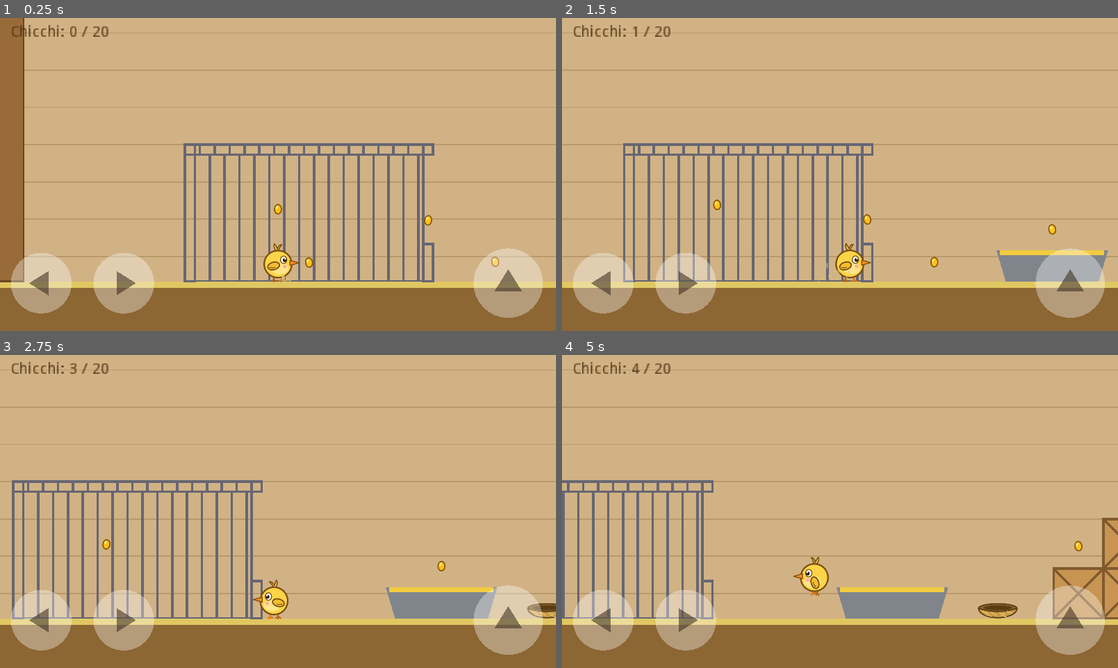
Above: before the commit, frames 1-4 (two rows, left to right).
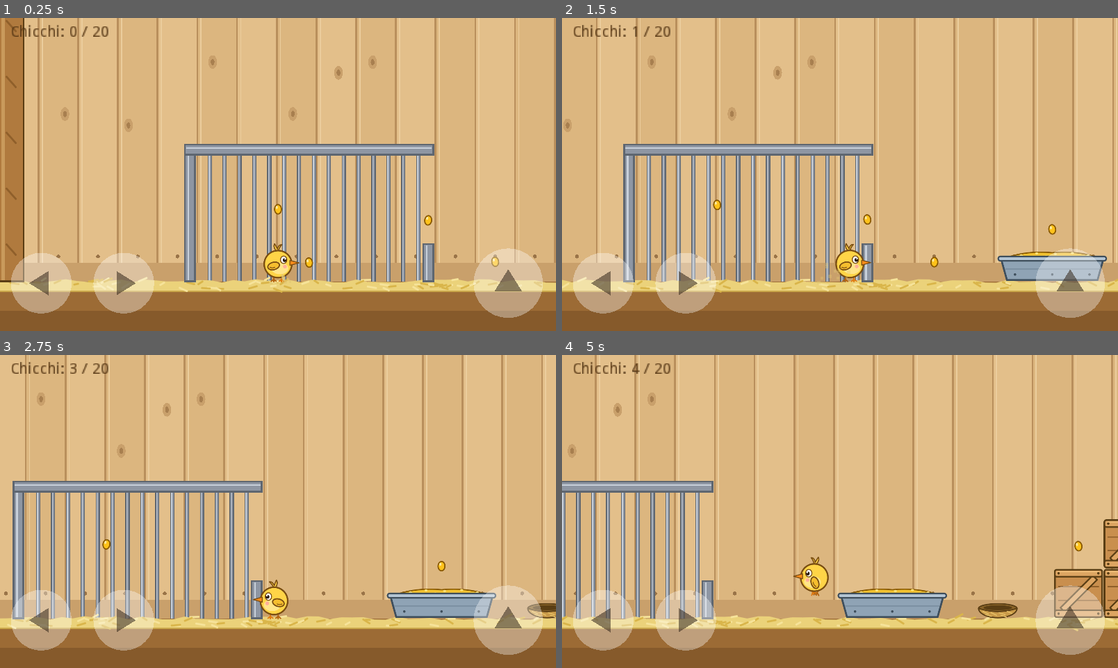
Above: after the commit, the same moments.

Repository: ricky80l/pulcino-libero
Game: Godot game, scene res://scenes/livello_1.tscn
Two runs of this game, one before a commit and one after it. Both use one fixed random seed, a clock stepped at 60 frames per second and the inputs below.
Inputs:
- Up to frame 1 (0.25 s): no input
- Up to frame 2 (1.5 s): hold Right (move_right) from 0.53 s (still down); tap Space (jump) at 0.77 s
- Up to frame 3 (2.75 s): tap Space (jump) at 1.52 s; release Right (move_right) at 2.03 s; hold Left (move_left) from 2.03 s (still down)
- Up to frame 4 (5 s): release Left (move_left) at 2.78 s; hold Right (move_right) 2.78-4.28 s; tap Space (jump) at 3.02, 3.77, 4.52 s; hold Left (move_left) from 4.28 s (still down)

The runs differ from the first frame. In frame 1, 20% of the frame differs, in the area x 0-100%, y 0-88%; in frame 2, 21%; in frame 3, 21%; in frame 4, 20%.

Commit message:
Tappa 6, parte 2: il pollaio in stile cartoon
Parete di assi con chiodi e nodi, paglia sul pavimento, gabbia di
metallo, cassette, mangiatoia e posatoi disegnati in vettoriale, rete
da pollaio. Fuori dalla buca: prato fiorito, colline, sole e nuvole.
Il traguardo e' un po' piu' avanti nel prato.

Co-Authored-By: Claude Opus 5.5 <noreply@anthropic.com>

Diff:
--- /dev/null
+++ b/assets/grafica/pollaio/cassetta.svg
@@ -0,0 +1,10 @@
+<svg xmlns="http://www.w3.org/2000/svg" width="160" height="160" viewBox="0 0 160 160">
+<rect x="4" y="4" width="152" height="152" rx="6" fill="#C98F4E" stroke="#5A3E14" stroke-width="6"/>
+<path d="M14 58 L146 58 M14 102 L146 102" stroke="#8F5F2A" stroke-width="4"/>
+<path d="M22 126 L126 22 L140 36 L36 140 Z" fill="#DDA562" stroke="#5A3E14" stroke-width="5" stroke-linejoin="round"/>
+<rect x="4" y="4" width="152" height="22" rx="6" fill="#DDA562" stroke="#5A3E14" stroke-width="5"/>
+<rect x="4" y="134" width="152" height="22" rx="6" fill="#DDA562" stroke="#5A3E14" stroke-width="5"/>
+<path d="M14 10 L146 10" stroke="#F0C27E" stroke-width="3" stroke-linecap="round"/>
+<circle cx="16" cy="15" r="4" fill="#5A3E14"/><circle cx="144" cy="15" r="4" fill="#5A3E14"/>
+<circle cx="16" cy="145" r="4" fill="#5A3E14"/><circle cx="144" cy="145" r="4" fill="#5A3E14"/>
+</svg>
--- /dev/null
+++ b/assets/grafica/pollaio/mangiatoia.svg
@@ -0,0 +1,8 @@
+<svg xmlns="http://www.w3.org/2000/svg" width="360" height="100" viewBox="0 0 360 100">
+<path d="M14 24 L346 24 L326 96 L34 96 Z" fill="#8FA3B5" stroke="#3E4E5C" stroke-width="6" stroke-linejoin="round"/>
+<path d="M28 60 L332 60" stroke="#7A8EA0" stroke-width="4"/>
+<path d="M24 26 Q100 0 180 8 Q262 0 336 26 Z" fill="#F2C230" stroke="#8A5A00" stroke-width="4" stroke-linejoin="round"/>
+<g fill="#FFE27A"><ellipse cx="80" cy="16" rx="5" ry="3.5"/><ellipse cx="130" cy="10" rx="5" ry="3.5"/><ellipse cx="190" cy="12" rx="5" ry="3.5"/><ellipse cx="245" cy="9" rx="5" ry="3.5"/><ellipse cx="295" cy="17" rx="5" ry="3.5"/><ellipse cx="160" cy="20" rx="5" ry="3.5"/><ellipse cx="220" cy="21" rx="5" ry="3.5"/></g>
+<rect x="6" y="20" width="348" height="14" rx="7" fill="#B3C4D3" stroke="#3E4E5C" stroke-width="5"/>
+<circle cx="60" cy="78" r="4" fill="#3E4E5C"/><circle cx="180" cy="78" r="4" fill="#3E4E5C"/><circle cx="300" cy="78" r="4" fill="#3E4E5C"/>
+</svg>
--- /dev/null
+++ b/assets/grafica/pollaio/posatoio.svg
@@ -0,0 +1,6 @@
+<svg xmlns="http://www.w3.org/2000/svg" width="280" height="32" viewBox="0 0 280 32">
+<rect x="3" y="4" width="274" height="24" rx="12" fill="#A8743C" stroke="#4F3410" stroke-width="5"/>
+<path d="M30 13 L120 13 M150 20 L240 20" stroke="#C99A5C" stroke-width="3" stroke-linecap="round"/>
+<ellipse cx="16" cy="16" rx="6" ry="9" fill="#C99A5C" stroke="#4F3410" stroke-width="3"/>
+<ellipse cx="264" cy="16" rx="6" ry="9" fill="#C99A5C" stroke="#4F3410" stroke-width="3"/>
+</svg>
--- a/scenes/livello_1.tscn
+++ b/scenes/livello_1.tscn
@@ -21,7 +21,15 @@
 position = Vector2( 0, 0 )
 script = ExtResource( 2 )
 tipo = 6
-dimensioni = Vector2( 3700, 720 )
+dimensioni = Vector2( 3715, 720 )
+solido = false
+
+[node name="Fuori" type="StaticBody2D" parent="Pollaio"]
+z_index = -10
+position = Vector2( 3715, 0 )
+script = ExtResource( 2 )
+tipo = 9
+dimensioni = Vector2( 525, 720 )
 solido = false
 
 [node name="GabbiaSbarre" type="StaticBody2D" parent="Pollaio"]
@@ -48,7 +56,13 @@
 position = Vector2( 2160, 640 )
 script = ExtResource( 2 )
 tipo = 0
-dimensioni = Vector2( 2040, 80 )
+dimensioni = Vector2( 1555, 80 )
+
+[node name="Prato" type="StaticBody2D" parent="Pollaio"]
+position = Vector2( 3715, 640 )
+script = ExtResource( 2 )
+tipo = 8
+dimensioni = Vector2( 525, 80 )
 
 [node name="MuroSinistro" type="StaticBody2D" parent="Pollaio"]
 position = Vector2( 0, 0 )
@@ -288,7 +302,7 @@
 distanza = 240.0
 
 [node name="Uscita" type="Area2D" parent="."]
-position = Vector2( 3760, 610 )
+position = Vector2( 3900, 610 )
 
 [node name="Forma" type="CollisionShape2D" parent="Uscita"]
 shape = SubResource( 1 )
--- a/scripts/blocco.gd
+++ b/scripts/blocco.gd
@@ -1,17 +1,35 @@
 tool
 extends StaticBody2D
-# Pezzo segnaposto del livello: si disegna da solo e crea la sua collisione.
+# Pezzo del livello in stile cartoon: si disegna da solo e crea la sua collisione.
 # La posizione è l'angolo in alto a sinistra.
-
-enum Tipo { PAVIMENTO, LEGNO, CASSETTA, MANGIATOIA, POSATOIO, SBARRE, PARETE, RETE }
+# Cassette, mangiatoie e posatoi usano un disegno vettoriale; i pezzi lunghi si disegnano da codice.
+
+enum Tipo { PAVIMENTO, LEGNO, CASSETTA, MANGIATOIA, POSATOIO, SBARRE, PARETE, RETE, ERBA, FUORI }
+
+const IMMAGINI := {
+	Tipo.CASSETTA: preload("res://assets/grafica/pollaio/cassetta.svg"),
+	Tipo.MANGIATOIA: preload("res://assets/grafica/pollaio/mangiatoia.svg"),
+	Tipo.POSATOIO: preload("res://assets/grafica/pollaio/posatoio.svg"),
+}
+
+# colori del pollaio
+const CONTORNO := Color("5a3e14")
+const LEGNO_CHIARO := Color("dda562")
+const LEGNO_SCURO := Color("8f5f2a")
+const METALLO := Color("8e96a3")
+const METALLO_LUCE := Color("c8d0da")
+const METALLO_SCURO := Color("5e6670")
 
 export(Tipo) var tipo := Tipo.LEGNO setget _set_tipo  # aspetto del pezzo
 export var dimensioni := Vector2(100, 40) setget _set_dimensioni  # larghezza e altezza in pixel
 export var solido := true  # false = solo decorazione, ci si passa attraverso
 export var attraversabile_da_sotto := false  # true = ci salti sopra passando da sotto
 
+var disegno: Sprite = null
+
 
 func _ready():
+	_prepara_disegno()
 	if Engine.editor_hint or not solido:
 		return
 	var rettangolo := RectangleShape2D.new()
@@ -25,59 +43,228 @@
 
 func _set_tipo(valore):
 	tipo = valore
+	_prepara_disegno()
 	update()
 
 
 func _set_dimensioni(valore):
 	dimensioni = valore
+	_prepara_disegno()
 	update()
 
 
+# Per i pezzi con disegno vettoriale: un'immagine stirata alla misura del pezzo
+func _prepara_disegno():
+	if not is_inside_tree():
+		return
+	if IMMAGINI.has(tipo):
+		if disegno == null:
+			disegno = Sprite.new()
+			disegno.centered = false
+			add_child(disegno)
+		disegno.texture = IMMAGINI[tipo]
+		disegno.scale = dimensioni / disegno.texture.get_size()
+		disegno.visible = true
+	elif disegno:
+		disegno.visible = false
+
+
+# Numeri "casuali" ma sempre uguali per lo stesso pezzo, così il disegno non cambia a ogni avvio
+func _caso() -> RandomNumberGenerator:
+	var rng := RandomNumberGenerator.new()
+	rng.seed = int(position.x * 7 + position.y * 13 + dimensioni.x * 3)
+	return rng
+
+
 func _draw():
+	match tipo:
+		Tipo.PARETE:
+			_disegna_parete()
+		Tipo.PAVIMENTO:
+			_disegna_pavimento()
+		Tipo.LEGNO:
+			_disegna_legno()
+		Tipo.SBARRE:
+			_disegna_sbarre()
+		Tipo.RETE:
+			_disegna_rete()
+		Tipo.ERBA:
+			_disegna_erba()
+		Tipo.FUORI:
+			_disegna_fuori()
+
+
+# Parete di assi verticali con chiodi e nodi del legno
+func _disegna_parete():
+	var rng := _caso()
+	var larghezza_asse := 64.0
+	var x := 0.0
+	var i := 0
+	while x < dimensioni.x:
+		var w: float = min(larghezza_asse, dimensioni.x - x)
+		var tono := Color("e3bf8a") if i % 2 == 0 else Color("dcb67f")
+		draw_rect(Rect2(x, 0, w, dimensioni.y), tono)
+		draw_line(Vector2(x + 6, 0), Vector2(x + 6, dimensioni.y), Color("ebcd9d"), 2.0)
+		draw_line(Vector2(x, 0), Vector2(x, dimensioni.y), Color("b98f5c"), 3.0)
+		for y in [40.0, dimensioni.y - 120.0]:
+			draw_circle(Vector2(x + w / 2, y), 3.0, Color("9a7448"))
+		if rng.randf() < 0.35:
+			var centro := Vector2(x + rng.randf_range(16, w - 16), rng.randf_range(120, dimensioni.y - 200))
+			_ellisse(centro, Vector2(7, 11), Color("c9a06b"))
+			_ellisse(centro, Vector2(3, 5), Color("a87f4f"))
+		x += larghezza_asse
+		i += 1
+	# zoccolo scuro vicino al pavimento
+	draw_rect(Rect2(0, dimensioni.y - 110, dimensioni.x, 30), Color("c9a06b"))
+
+
+# Terra battuta con uno strato di paglia sopra
+func _disegna_pavimento():
+	var rng := _caso()
+	var w := dimensioni.x
+	var h := dimensioni.y
+	draw_rect(Rect2(0, 0, w, h), Color("9c6b35"))
+	draw_rect(Rect2(0, h * 0.6, w, h * 0.4), Color("865a2b"))
+	# paglia: bordo ondulato
+	var punti := PoolVector2Array([Vector2(0, 16)])
+	var x := 0.0
+	while x <= w:
+		punti.append(Vector2(x, rng.randf_range(-3, 3)))
+		x += 18.0
+	punti.append(Vector2(w, 0))
+	punti.append(Vector2(w, 16))
+	draw_colored_polygon(punti, Color("ebd27a"), PoolVector2Array(), null, null, true)
+	draw_line(Vector2(0, 16), Vector2(w, 16), Color("c9a64a"), 3.0)
+	# fili di paglia sparsi
+	for _n in range(int(w / 14)):
+		var p := Vector2(rng.randf_range(0, w), rng.randf_range(-2, 12))
+		var angolo := rng.randf_range(-0.6, 0.6)
+		var lungo := rng.randf_range(8, 16)
+		var col := Color("f6e39a") if rng.randf() < 0.5 else Color("d9b54a")
+		draw_line(p, p + Vector2(cos(angolo), sin(angolo)) * lungo, col, 2.0, true)
+
+
+# Asse o palo di legno con contorno e venature
+func _disegna_legno():
 	var r := Rect2(Vector2.ZERO, dimensioni)
-	var w := dimensioni.x
-	var h := dimensioni.y
-	match tipo:
-		Tipo.PAVIMENTO:
-			draw_rect(r, Color(0.55, 0.4, 0.2))
-			draw_rect(Rect2(0, 0, w, 10), Color(0.88, 0.78, 0.38))  # paglia
-		Tipo.LEGNO:
-			draw_rect(r, Color(0.6, 0.42, 0.22))
-			draw_rect(r, Color(0.4, 0.27, 0.13), false, 3.0)
-		Tipo.CASSETTA:
-			draw_rect(r, Color(0.78, 0.58, 0.32))
-			var scuro := Color(0.5, 0.35, 0.18)
-			draw_rect(r, scuro, false, 4.0)
-			draw_line(Vector2.ZERO, dimensioni, scuro, 4.0)
-			draw_line(Vector2(w, 0), Vector2(0, h), scuro, 4.0)
-		Tipo.MANGIATOIA:
-			draw_colored_polygon(PoolVector2Array([Vector2(0, 0), Vector2(w, 0), Vector2(w - 15, h), Vector2(15, h)]), Color(0.5, 0.52, 0.55))
-			draw_rect(Rect2(6, 0, w - 12, 8), Color(0.95, 0.8, 0.25))  # mangime
-		Tipo.POSATOIO:
-			draw_rect(r, Color(0.5, 0.33, 0.18))
-			draw_line(Vector2(0, 3), Vector2(w, 3), Color(0.68, 0.48, 0.28), 3.0)
-		Tipo.SBARRE:
-			var grigio := Color(0.4, 0.4, 0.45)
-			var x := 0.0
-			while x <= w:
-				draw_line(Vector2(x, 0), Vector2(x, h), grigio, 4.0)
-				x += 24.0
-			draw_rect(r, grigio, false, 4.0)
-		Tipo.PARETE:
-			draw_rect(r, Color(0.82, 0.7, 0.52))
-			var y := 60.0
-			while y < h:
-				draw_line(Vector2(0, y), Vector2(w, y), Color(0.72, 0.6, 0.42), 2.0)
-				y += 60.0
-		Tipo.RETE:
-			draw_rect(r, Color(0.6, 0.6, 0.62, 0.35))
-			var maglia := Color(0.5, 0.5, 0.55)
-			var gx := 0.0
-			while gx <= w:
-				draw_line(Vector2(gx, 0), Vector2(gx, h), maglia, 2.0)
-				gx += 15.0
-			var gy := 0.0
-			while gy <= h:
-				draw_line(Vector2(0, gy), Vector2(w, gy), maglia, 2.0)
-				gy += 15.0
-			draw_rect(r, Color(0.4, 0.4, 0.45), false, 3.0)
+	draw_rect(r, Color("b07a3e"))
+	draw_rect(Rect2(4, 0, 6, dimensioni.y), Color("c99a5c"))
+	var y := 40.0
+	while y < dimensioni.y:
+		draw_line(Vector2(dimensioni.x * 0.3, y), Vector2(dimensioni.x * 0.7, y + 18), LEGNO_SCURO, 2.0, true)
+		y += 90.0
+	draw_rect(r, CONTORNO, false, 3.0)
+
+
+# Sbarre di metallo della gabbia (pezzi sottili = un tubo, pezzi larghi = tante sbarre)
+func _disegna_sbarre():
+	var w := dimensioni.x
+	var h := dimensioni.y
+	if w <= 24 or h <= 24:
+		draw_rect(Rect2(0, 0, w, h), METALLO)
+		if w <= 24:
+			draw_line(Vector2(w * 0.35, 2), Vector2(w * 0.35, h - 2), METALLO_LUCE, 3.0)
+		else:
+			draw_line(Vector2(2, h * 0.35), Vector2(w - 2, h * 0.35), METALLO_LUCE, 3.0)
+		draw_rect(Rect2(0, 0, w, h), METALLO_SCURO, false, 3.0)
+		return
+	var x := 24.0
+	while x < w:
+		draw_line(Vector2(x, 0), Vector2(x, h), METALLO_SCURO, 7.0)
+		draw_line(Vector2(x, 0), Vector2(x, h), METALLO, 4.0)
+		draw_line(Vector2(x - 1, 0), Vector2(x - 1, h), METALLO_LUCE, 1.5)
+		x += 24.0
+
+
+# Rete da pollaio: maglie a rombo, con i fili rotti in fondo dove c'è la buca
+func _disegna_rete():
+	var w := dimensioni.x
+	var h := dimensioni.y
+	draw_rect(Rect2(0, 0, w, h), Color(0.6, 0.62, 0.66, 0.25))
+	var filo := Color("7d858f")
+	var passo := 14.0
+	var c := -h
+	while c < w + h:
+		# diagonale che scende verso destra: y = x - c
+		var x1: float = max(0.0, c)
+		var x2: float = min(w, h + c)
+		if x2 > x1:
+			draw_line(Vector2(x1, x1 - c), Vector2(x2, x2 - c), filo, 2.0, true)
+		# diagonale che sale verso destra: y = c - x
+		var x3: float = max(0.0, c - h)
+		var x4: float = min(w, c)
+		if x4 > x3:
+			draw_line(Vector2(x3, c - x3), Vector2(x4, c - x4), filo, 2.0, true)
+		c += passo
+	# cornice di legno ai lati e fili spezzati in fondo
+	draw_rect(Rect2(0, 0, 5, h), Color("b07a3e"))
+	draw_rect(Rect2(w - 5, 0, 5, h), Color("b07a3e"))
+	for i in range(4):
+		var bx := 4.0 + i * 7.0
+		draw_line(Vector2(bx, h), Vector2(bx + 3, h + 10), filo, 2.0, true)
+
+
+# Prato fuori dal pollaio
+func _disegna_erba():
+	var rng := _caso()
+	var w := dimensioni.x
+	var h := dimensioni.y
+	draw_rect(Rect2(0, 0, w, h), Color("7a5230"))
+	draw_rect(Rect2(0, 0, w, 18), Color("6dbe45"))
+	# fili d'erba a punta
+	var punti := PoolVector2Array([Vector2(0, 2)])
+	var x := 0.0
+	while x < w:
+		punti.append(Vector2(x + 5, -rng.randf_range(6, 12)))
+		punti.append(Vector2(x + 10, 2))
+		x += 10.0
+	punti.append(Vector2(w, 18))
+	punti.append(Vector2(0, 18))
+	draw_colored_polygon(punti, Color("6dbe45"), PoolVector2Array(), null, null, true)
+	draw_line(Vector2(0, 18), Vector2(w, 18), Color("4e9a2e"), 3.0)
+	for _n in range(int(w / 70)):
+		var fiore := Vector2(rng.randf_range(10, w - 10), rng.randf_range(-4, 8))
+		var petali := Color("ffffff") if rng.randf() < 0.5 else Color("ffd84a")
+		for a in range(5):
+			var ang := a * TAU / 5
+			draw_circle(fiore + Vector2(cos(ang), sin(ang)) * 4, 3, petali)
+		draw_circle(fiore, 2.5, Color("f29e1f"))
+
+
+# Paesaggio fuori: colline, sole e nuvole (il cielo è il colore di sfondo)
+func _disegna_fuori():
+	var w := dimensioni.x
+	var h := dimensioni.y
+	# sole con raggi
+	var sole := Vector2(w * 0.65, 120)
+	for a in range(12):
+		var ang := a * TAU / 12
+		draw_line(sole + Vector2(cos(ang), sin(ang)) * 58, sole + Vector2(cos(ang), sin(ang)) * 78, Color("ffd84a"), 5.0, true)
+	draw_circle(sole, 50, Color("f2b705"))
+	draw_circle(sole, 45, Color("ffe066"))
+	# nuvole
+	for centro in [Vector2(w * 0.2, 170), Vector2(w * 0.8, 260)]:
+		for d in [Vector2(-30, 6), Vector2(0, -10), Vector2(30, 4), Vector2(55, 10)]:
+			draw_circle(centro + d, 26, Color("e6f2fb"))
+		for d in [Vector2(-30, 2), Vector2(0, -14), Vector2(30, 0), Vector2(55, 6)]:
+			draw_circle(centro + d, 24, Color("ffffff"))
+	# colline: lontana più chiara, vicina più scura
+	_collina(h - 200, 70.0, 0.006, Color("a8d977"))
+	_collina(h - 140, 50.0, 0.011, Color("7cc24e"))
+
+
+func _collina(base: float, altezza: float, frequenza: float, colore: Color):
+	var punti := PoolVector2Array()
+	var x := 0.0
+	while x <= dimensioni.x:
+		punti.append(Vector2(x, base - sin(x * frequenza + 1.0) * altezza * 0.5 - altezza * 0.5))
+		x += 20.0
+	punti.append(Vector2(dimensioni.x, dimensioni.y))
+	punti.append(Vector2(0, dimensioni.y))
+	draw_colored_polygon(punti, colore, PoolVector2Array(), null, null, true)
+
+
+func _ellisse(centro: Vector2, raggi: Vector2, colore: Color):
+	draw_set_transform(centro, 0, Vector2(raggi.x / raggi.y, 1.0))
+	draw_circle(Vector2.ZERO, raggi.y, colore)
+	draw_set_transform(Vector2.ZERO, 0, Vector2.ONE)
Not shown, added: assets/grafica/pollaio/cassetta.svg.import
Not shown, added: assets/grafica/pollaio/mangiatoia.svg.import
Not shown, added: assets/grafica/pollaio/posatoio.svg.import
Not shown, changed: docs/index.html
Not shown, changed: docs/index.pck
Not shown, changed: strumenti/genera_livello1.py
